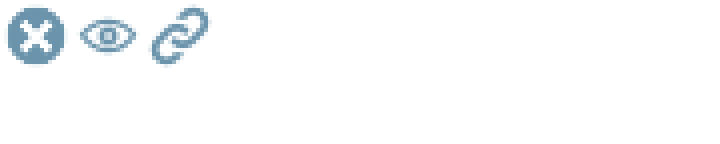
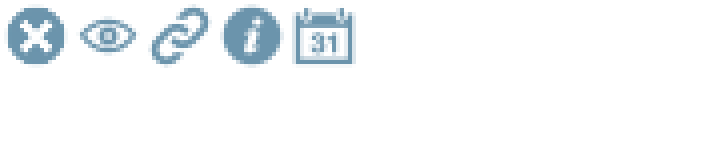
Layer changes from the first 720x144 image to the second:
added layer "calender" above "info" over [292, 4, 356, 68]
added layer "info" above "link" over [220, 4, 284, 68]
